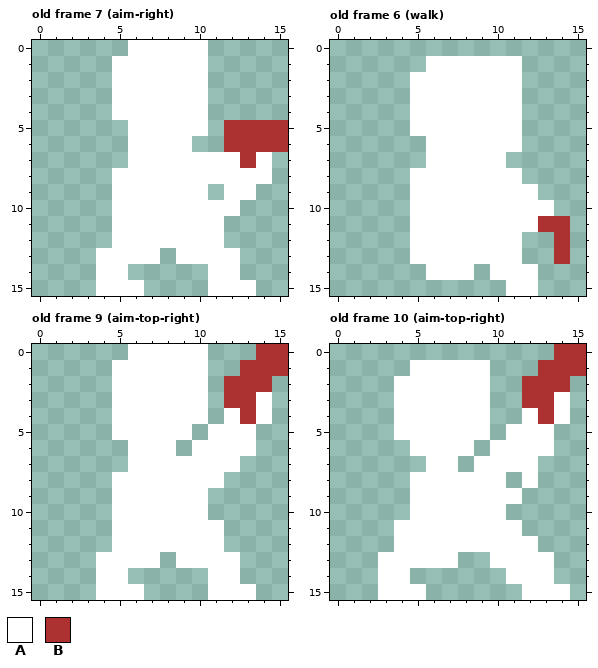
Pixel-art file: assets/spritesheets/player.ase. Above, as it was before the edit.
16x16 pixels, 16 frames. Shown: old frame 7 (aim-right), old frame 6 (walk), old frame 9 (aim-top-right), old frame 10 (aim-top-right). The commit also changed other frames, which this record leaves out.
Visible layers, top first: "gun", "mask".
Palette (. is transparent): A #ffffff  B #ac3232
Pixels before, old frame 7 (aim-right), first column x 4:
 0 ..AAAAA.....
 1 .AAAAAA.....
 2 .AAAAAA.....
 3 .AAAAAA.....
 4 .AAAAAA.....
 5 ..AAAAA.BBBB
 6 ..AAAA..BBBB
 7 ..AAAAAAABA.
 8 .AAAAAAAAAA.
 9 .AAAAAA.AA..
10 .AAAAAAAA...
11 .AAAAAAA....
12 .AAAAAAA....
13 AAAA.AAAA...
14 AA.....AA...
15 AAA....AAA..
Pixels before, old frame 6 (walk), first column x 5:
 1 .AAAAAA...
 2 AAAAAAA...
 3 AAAAAAA...
 4 AAAAAAA...
 5 AAAAAAA...
 6 .AAAAAA...
 7 .AAAAA....
 8 AAAAAAA...
 9 AAAAAAAA..
10 AAAAAAAAA.
11 AAAAAAAABB
12 AAAAAAA..B
13 AAAAAAA..B
14 .AAA.AAA..
15 ......AA..
Pixels before, old frame 9 (aim-top-right), first column x 4:
 0 ..AAAAA...BB
 1 .AAAAAA..BBB
 2 .AAAAAA.BBB.
 3 .AAAAAA.BBA.
 4 .AAAAAA.ABA.
 5 .AAAAA.AAA..
 6 ..AAA.AAAA..
 7 ..AAAAAAA...
 8 .AAAAAAA....
 9 .AAAAAA.....
10 .AAAAAA.....
11 .AAAAAAA....
12 .AAAAAAA....
13 AAAA.AAAA...
14 AA.....AA...
15 AAA....AAA..
Pixels before, old frame 10 (aim-top-right), first column x 3:
 0 ...........BB
 1 ..AAAAA...BBB
 2 .AAAAAA..BBB.
 3 .AAAAAA..BBA.
 4 .AAAAAA..ABA.
 5 .AAAAAA.AAA..
 6 ..AAAA.AAAA..
 7 ...AA.AAAA...
 8 ..AAAAAA.A...
 9 ..AAAAAAA....
10 ..AAAAAA.....
11 .AAAAAAAA....
12 .AAAAAAAAA...
13 AAAAA..AAAA..
14 AA......AAA..
15 AAA......AAA.
And afterwards:
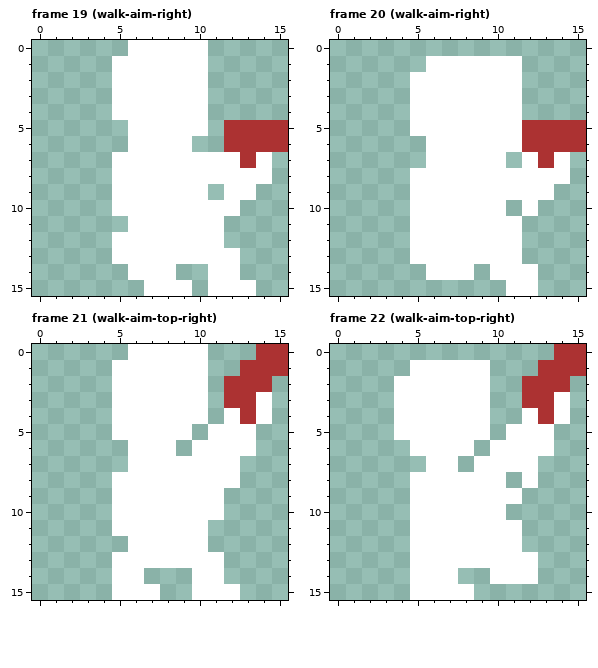
A new or re-ordered frame is compared with the old frame closest to it.
Commit: Add walk-aim aseprite animations
Change:
frames 16 -> 36
Frame 19 (walk-aim-right) is new; against old frame 7 (aim-right), layer "mask":
There is now colour A in row 7 at x 5; in row 13 at x 8; in row 14 at x 6 to 8; in row 15 at x 7 to 9.
The author cleared colour A in row 11 at x 5; in row 13 at x 4; in row 14 at x 4 to 5; in row 15 at x 4 to 6.
Frame 20 (walk-aim-right) is new; against old frame 6 (walk), layers "gun", "mask":
There is now colour A in row 7 at x 12 and 14; in row 8 at x 12 to 14; in row 9 at x 13.
There is now colour B in rows 5 to 6 at x 12 to 15; in row 7 at x 13.
The author cleared colour A in row 10 at x 11 and 13; in row 11 at x 12.
The author cleared colour B in row 11 at x 13 to 14; in rows 12 to 13 at x 14.
Frame 21 (walk-aim-top-right) is new; against old frame 9 (aim-top-right), layer "mask":
There is now colour A in row 8 at x 12; in rows 9 to 10 at x 11; in row 13 at x 8; in row 14 at x 6 and 10; in row 15 at x 7 and 10.
The author cleared colour A in row 11 at x 11; in row 12 at x 5 and 11; in rows 13 to 14 at x 4 and 12; in row 15 at x 4 and 13.
Frame 22 (walk-aim-top-right) is new; against old frame 10 (aim-top-right), layer "mask":
There is now colour A in row 13 at x 8 to 9; in row 14 at x 5 to 7 and 10; in row 15 at x 6 to 8.
The author cleared colour A in row 11 at x 4; in row 12 at x 4 and 12; in rows 13 to 14 at x 3 to 4 and 13; in row 15 at x 3 to 4 and 12 to 14.
Where, in picture pixels (left, top, right, bottom), the same in both pictures:
changed: (96, 152, 192, 296)
changed: (506, 120, 586, 264)
changed: (96, 472, 256, 600)
changed: (378, 520, 570, 600)
